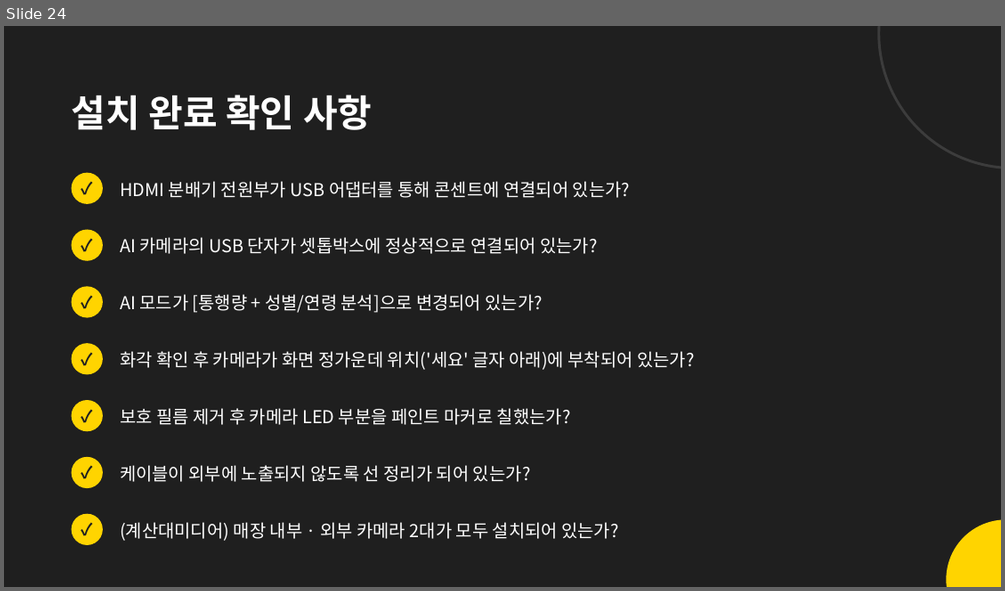
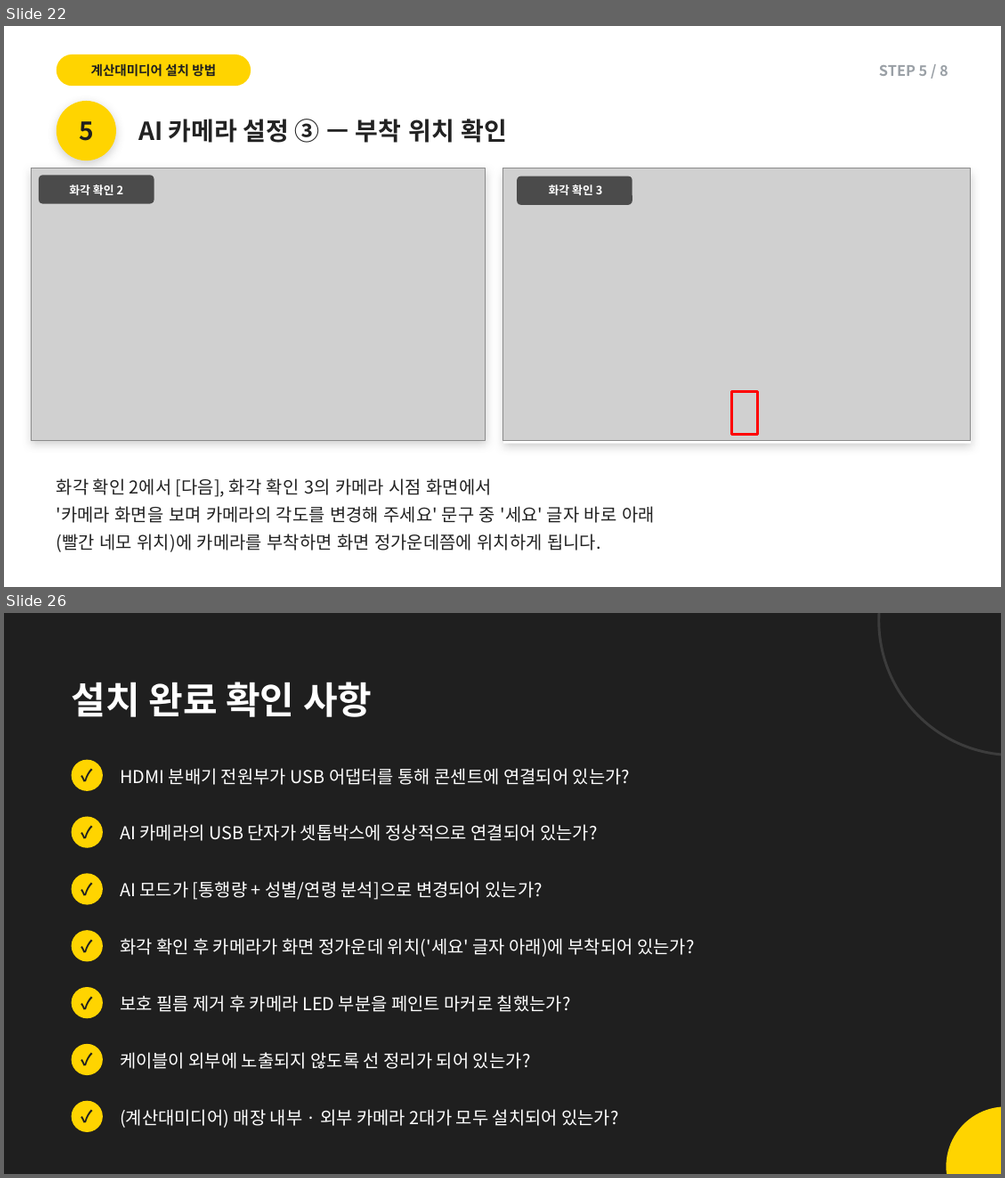
Before and after one commit to alsdn2947/ars, a slide deck: 이마트_AI카메라_설치매뉴얼.pptx. Shown one above the other, each under a label of ours: slide 24 before the commit, slides 22 and 26 after it; the slides between them are not shown. The pictures are 1005x591 and 1005x1178 pixels, drawn with LibreOffice and Linux fonts; fonts in the diff are those of the drawing; grey boxes stand for pictures. Boxes give left, top, right and bottom in pixels: in the first picture for what was removed or moved away, otherwise in the second. Text is boxed around its words. In the diff, an @@ line names an element or a change of style, - is before the commit and + after.

```diff
--- a/이마트_AI카메라_설치매뉴얼.pptx
+++ b/이마트_AI카메라_설치매뉴얼.pptx
@@ slide 22 added at box(4, 26, 1001, 587), background #FFFFFF @@
@@ rounded rectangle added at box(57, 54, 251, 86), fill #FFD400 @@
@@ text added at box(91, 63, 216, 77), 12.5 pt, text #1F1F1F, bold @@
+계산대미디어 설치 방법
@@ text added at box(879, 65, 948, 76), 14 pt, text #9AA0A6, bold @@
+STEP 5 / 8
@@ ellipse added at box(57, 101, 116, 160), fill #FFD400 @@
@@ text added at box(79, 121, 94, 141), 24 pt, text #1F1F1F, bold @@
+5
@@ text added at box(138, 119, 508, 143), 24 pt, text #222222, bold @@
+AI 카메라 설정 ③ — 부착 위치 확인
@@ group added at box(31, 168, 485, 440): 1 rectangle, 1 picture, 1 rounded rectangle, 1 text @@
+화각 확인 2
@@ picture added at box(502, 168, 971, 440) @@
@@ rectangle added at box(503, 171, 971, 443), fill #FFFFFF @@
@@ rounded rectangle added at box(517, 176, 632, 205), fill #1F1F1F at 75% opacity @@
@@ text added at box(549, 184, 603, 195), 11 pt, text #FFFFFF, bold @@
+화각 확인 3
@@ rectangle added at box(732, 392, 757, 435), outline #FF0000 2.5 pt @@
@@ text added at box(57, 478, 655, 552), 17 pt, text #222222 @@
+화각 확인 2에서 [다음], 화각 확인 3의 카메라 시점 화면에서
+'카메라 화면을 보며 카메라의 각도를 변경해 주세요' 문구 중 '세요' 글자 바로 아래
+(빨간 네모 위치)에 카메라를 부착하면 화면 정가운데쯤에 위치하게 됩니다.
@@ what was slide 24 is now slide 26 @@
```
Also in this commit, not shown: 3 slides changed, 7 other slides added, 6 slides removed.
